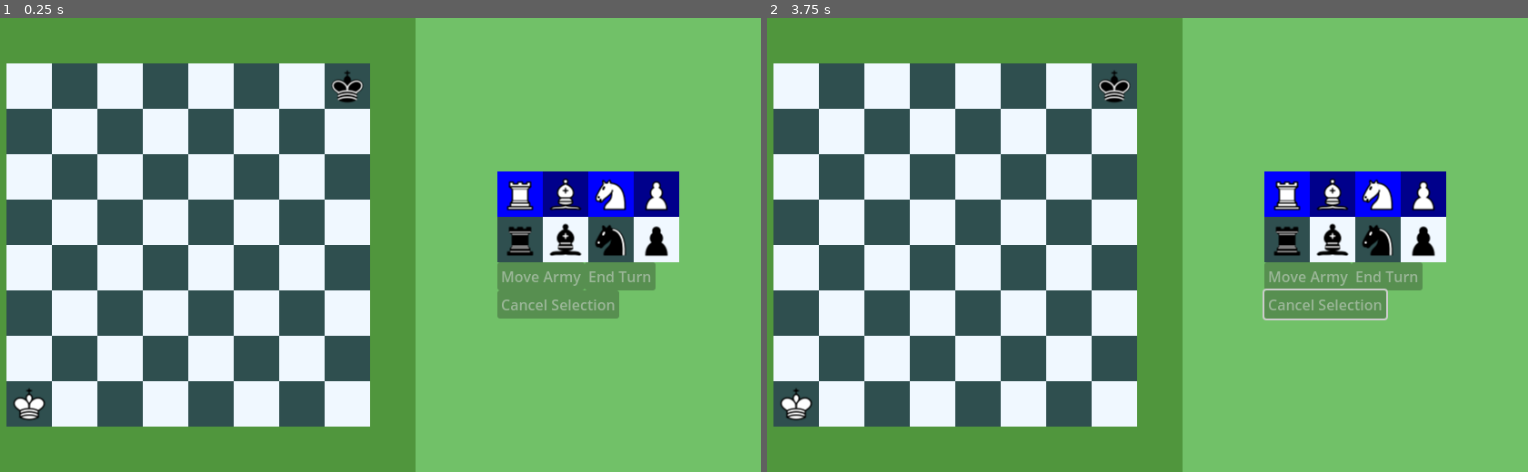
Above: before the commit, frames 1-2 (left to right).
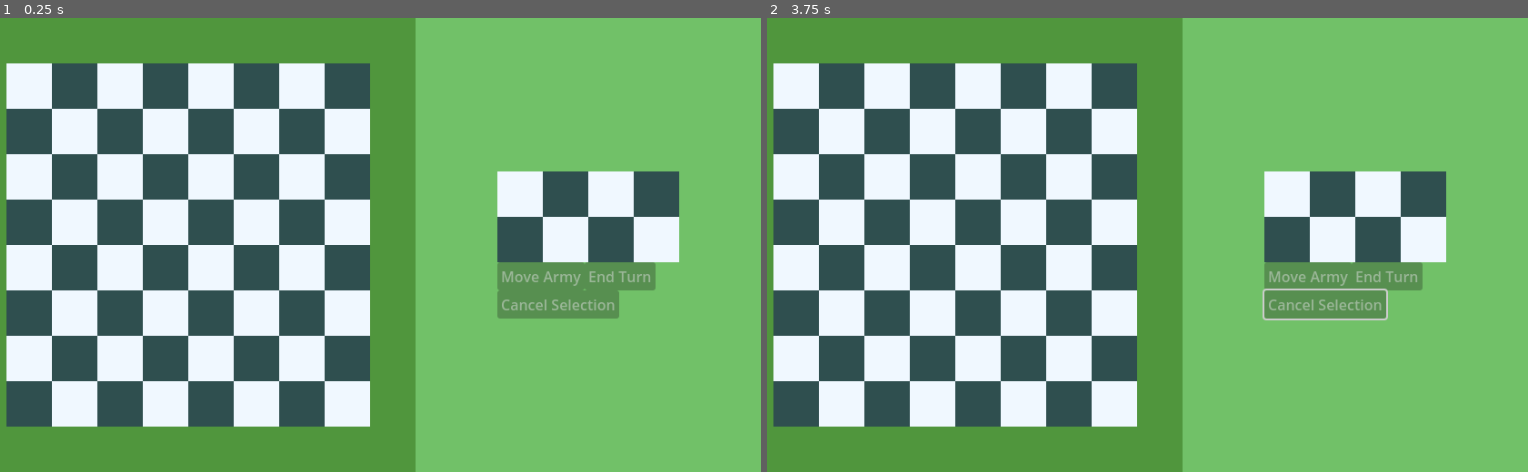
Above: after the commit, the same moments.

Repository: holerton/not-chess
Game: Godot game, scene res://scenes/gui.tscn
The game is run twice, just before and just after one commit, with the same random seed, the same clock (stepped at 60 frames per second) and the same inputs.
Inputs (mouse positions are in pixels of both pictures, inside the frame that each line leads up to):
- Up to frame 1 (0.25 s): no input
- Up to frame 2 (3.75 s): tap Enter at 0.5, 2, 3.5 s; move the mouse to (1307, 222) at 0.52 s; click (1307, 222) at 0.67 s; tap Space at 1.25, 2.75 s; move the mouse to (964, 267) at 1.27 s; click (964, 267) at 1.42 s; move the mouse to (1208, 145) at 2.02 s; click (1208, 145) at 2.17 s; move the mouse to (1086, 335) at 2.77 s; click (1086, 335) at 2.92 s; move the mouse to (1368, 313) at 3.52 s; click (1368, 313) at 3.67 s

The runs differ from the first frame. In frame 1, 3.3% of the frame differs, in the area x 1-90%, y 11-89%; in frame 2, 3.3%.
Error after the commit: Parse Error: Static function "coords_to_int()" not found in base "Board". (res://scripts/pieces/BasePiece.gd:49)

Commit message:
Modifying search
Erased unnecessary DFS

Diff:
--- a/scripts/Player.gd
+++ b/scripts/Player.gd
@@ -33,48 +33,22 @@
 func get_accessible(dark: bool):
 	if is_alive():
 		var accessible = []
-		var x = int(king.coords[0])
-		var y = int(king.coords[1])
 
-		## Setting up visited and square_queue Arrays
+		## Setting up square_queue, which contains all pawns and a king
 		var square_queue = [king.coords]
-
-		var visited = []
-		for i in 10:
-			visited.append([])
-			for j in 10:
-				visited[i].append(false)
-		visited[x][y] = true
-
 		for peasant in peasants:
-			x = int(peasant.coords[0])
-			y = int(peasant.coords[1])
-
-			## Queue saves last visited square
 			square_queue.append(peasant.coords)
-			visited[x][y] = true
-
-		## When all of the Pawns and King are visited, returns result
+		## When all of the Pawns and King are explored, returns accessible
 		while not square_queue.is_empty():
 			var square = square_queue.pop_front()
-			var neighbors = Board.get_neighbors(square)
-			for elem in neighbors: ## Checking neighbors
-				x = int(elem[0])
-				y = int(elem[1])
-
-				## Accessible square must be not visited and empty
-				if not visited[x][y] and Board.is_empty(elem):
-					visited[x][y] = true
-
-					## If the color fits, adds square to the resulting Array
-					if is_dark(elem) == dark:
-						accessible.append(elem)
+			var neighbors = Board.get_neighbors(square, 1)
+			for neighbor in neighbors:
+				## Accessible square must be the searched color and empty
+				if Board.is_dark(neighbor) == dark and Board.is_empty(neighbor):
+					## If the square is not added yet, add
+					if neighbor not in accessible:
+						accessible.append(neighbor)
 		return accessible
-
-## Returns true if the given coordinates correspond to a dark square.
-## Otherwise false.
-func is_dark(pos: String) -> bool:
-	return (int(pos[0]) + int(pos[1])) % 2
 
 ## Adds an instance of BasePiece to the Player
 func spawn_piece(piece: BasePiece):
--- a/scripts/pieces/BasePiece.gd
+++ b/scripts/pieces/BasePiece.gd
@@ -46,15 +46,14 @@
 
 ## Uses DFS to fill and return the Array with coordinates of all of the reachable squares.
 func find_reachable() -> Array:
-	var x = int(coords[0])
-	var y = int(coords[1])
+	var xy = Board.coords_to_int(coords)
 
 	var visited = []
-	for i in 10:
+	for i in Global.board_height + 2:
 		visited.append([])
-		for j in 10:
+		for j in Global.board_width + 2:
 			visited[i].append(false)
-	visited[x][y] = true
+	visited[xy[0]][xy[1]] = true
 
 	var square_queue = [[coords, 0]] ## Queue saves last visited square and distance to it
 	var reachable = [coords]
@@ -67,16 +66,14 @@
 			return reachable
 
 		square[1] += 1 ## Distance increase
-
-		var neighbors = Board.get_neighbors(square[0])
+		var neighbors = Board.get_neighbors(square[0], 1)
 
 		for elem in neighbors: ## Going through neighbors
-			x = int(elem[0])
-			y = int(elem[1])
+			xy = Board.coords_to_int(elem)
 
 			## Marking all of the visited squares (piece travels through black squares)
-			if Board.is_dark(elem) and not visited[x][y]:
-				visited[x][y] = true
+			if Board.is_dark(elem) and not visited[xy[0]][xy[1]]:
+				visited[xy[0]][xy[1]] = true
 
 				## If square is empty OR an enemy king, its reachable
 				if Board.is_empty(elem) or Board.is_enemy_king(color[0], elem):
@@ -86,46 +83,15 @@
 					square_queue.append([elem, square[1]])
 	return reachable
 
-## Uses DFS to fill and return the Array with coordinates of all of the attackable squares.
+## Finds all squares, distance from coords to which is not greater then range
+## Returns only squares, that are attackable.
 func find_attackable():
-	var x = int(coords[0])
-	var y = int(coords[1])
-
-	var visited = []
-	for i in 10:
-		visited.append([])
-		for j in 10:
-			visited[i].append(false)
-	visited[x][y] = true
-
-	var square_queue = [[coords, 0]]
+	var neighbors = Board.get_neighbors(coords, range)
 	var attackable = []
-
-	while not square_queue.is_empty():
-		var square = square_queue.pop_front()
-
-		## When DFS reaches the point where distance equals to range, return result
-		if square[1] == range:
-			return attackable
-
-		square[1] += 1 ## Distance increase
-		var neighbors = Board.get_neighbors(square[0])
-
-		for elem in neighbors: ## Going through neighbors
-			x = int(elem[0])
-			y = int(elem[1])
-
-			## Marking all of the visited squares
-			if not visited[x][y]:
-				visited[x][y] = true
-
-				## Adding dark squares to the square_queue
-				if Board.is_dark(elem):
-					square_queue.append([elem, square[1]])
-
-				## If square is enemy AND not an enemy king, its attackable
-				if Board.is_enemy(color[0], elem) and not Board.is_enemy_king(color[0], elem):
-					attackable.append(elem)
+	for neighbor in neighbors:
+		if Board.is_enemy(color[0], neighbor) and not Board.is_enemy_king(color[0], neighbor):
+			attackable.append(neighbor)
+	return attackable
 
 ## Changes coordinates to a new value
 func move(dest: String) -> void:
